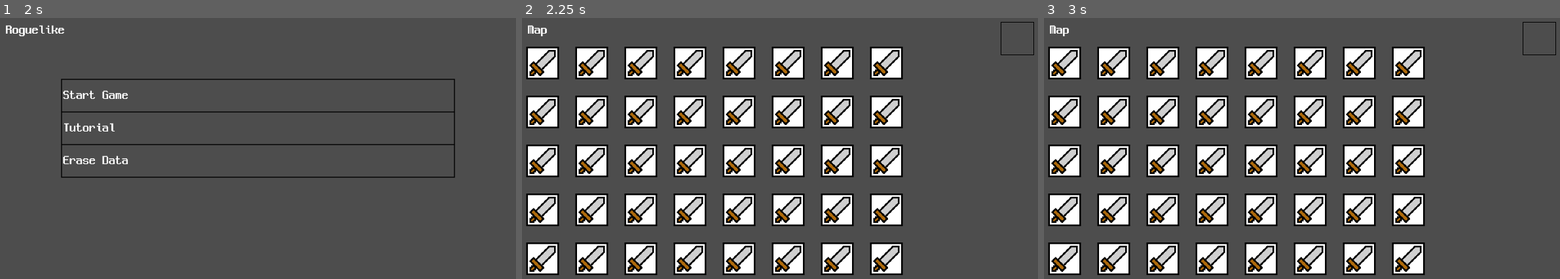
Above: before the commit, frames 1-3 (left to right).
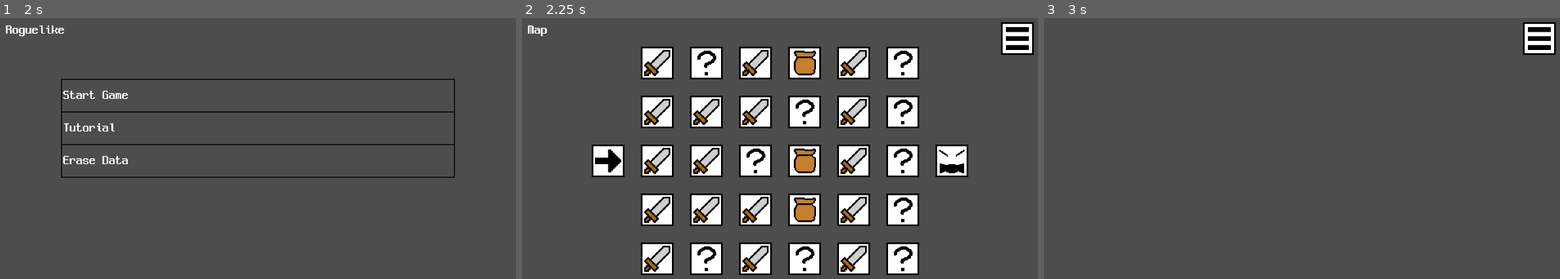
Above: after the commit, the same moments.

Repository: pupungeggang4/Godot-Roguelike
Game: Godot game, scene res://scene/title.tscn
Same seed, same stepped clock (60 frames per second), same inputs: the game is played once before the commit and once after it.
Inputs (mouse positions are in pixels of both pictures, inside the frame that each line leads up to):
- Up to frame 1 (2 s): tap Enter at 0.5 s; move the mouse to (371, 145) at 0.52 s; click (371, 145) at 0.6 s; tap Space at 1.25 s; move the mouse to (154, 174) at 1.27 s; click (154, 174) at 1.35 s
- Up to frame 2 (2.25 s): tap Enter at 2 s; move the mouse to (831, 96) at 2.02 s; click (831, 96) at 2.1 s
- Up to frame 3 (3 s): tap Space at 2.75 s; move the mouse to (1276, 218) at 2.77 s; click (1276, 218) at 2.85 s

Frame 1 is identical in both runs. In frame 2, 40% of the frame differs, in the area x 0-100%, y 1-99%; in frame 3, 33%.

Commit message:
Battle Screen

Diff:
--- a/Game/project.godot
+++ b/Game/project.godot
@@ -20,6 +20,7 @@
 Func="*res://script/func.gd"
 GVar="*res://script/g_var.gd"
 UI="*res://script/UI.gd"
+Player="*res://script/player.gd"
 
 [display]
 
@@ -34,6 +35,26 @@
 "events": [Object(InputEventMouseButton,"resource_local_to_scene":false,"resource_name":"","device":-1,"window_id":0,"a …(253 unchanged characters)…
 ]
 }
+key_left={
+"deadzone": 0.2,
+"events": [Object(InputEventKey,"resource_local_to_scene":false,"resource_name":"","device":-1,"window_id":0,"alt_pressed":false,"shift_pressed":false,"ctrl_pressed":false,"meta_pressed":false,"pressed":false,"keycode":0,"physical_keycode":65,"key_label":0,"unicode":97,"location":0,"echo":false,"script":null)
+]
+}
+key_right={
+"deadzone": 0.2,
+"events": [Object(InputEventKey,"resource_local_to_scene":false,"resource_name":"","device":-1,"window_id":0,"alt_pressed":false,"shift_pressed":false,"ctrl_pressed":false,"meta_pressed":false,"pressed":false,"keycode":0,"physical_keycode":68,"key_label":0,"unicode":100,"location":0,"echo":false,"script":null)
+]
+}
+key_up={
+"deadzone": 0.2,
+"events": [Object(InputEventKey,"resource_local_to_scene":false,"resource_name":"","device":-1,"window_id":0,"alt_pressed":false,"shift_pressed":false,"ctrl_pressed":false,"meta_pressed":false,"pressed":false,"keycode":0,"physical_keycode":87,"key_label":0,"unicode":119,"location":0,"echo":false,"script":null)
+]
+}
+key_down={
+"deadzone": 0.2,
+"events": [Object(InputEventKey,"resource_local_to_scene":false,"resource_name":"","device":-1,"window_id":0,"alt_pressed":false,"shift_pressed":false,"ctrl_pressed":false,"meta_pressed":false,"pressed":false,"keycode":0,"physical_keycode":83,"key_label":0,"unicode":115,"location":0,"echo":false,"script":null)
+]
+}
 
 [rendering]
 
--- a/Game/scene/battle.tscn
+++ b/Game/scene/battle.tscn
@@ -1,10 +1,22 @@
-[gd_scene load_steps=2 format=3 uid="uid://b71047jcygq5q"]
+[gd_scene load_steps=4 format=3 uid="uid://b71047jcygq5q"]
 
 [ext_resource type="Script" uid="uid://dkawtrcif8wh5" path="res://script/scene/battle.gd" id="1_afp2b"]
+[ext_resource type="Texture2D" uid="uid://bvgdscjhcgja5" path="res://image/ButtonMenu.png" id="2_ffp3s"]
+[ext_resource type="PackedScene" uid="uid://b160hg5iihfcq" path="res://scene/menu.tscn" id="3_soyo5"]
 
 [node name="Battle" type="Node2D"]
 script = ExtResource("1_afp2b")
 
-[node name="ReferenceRect" type="ReferenceRect" parent="."]
-offset_right = 40.0
-offset_bottom = 40.0
+[node name="ReferenceRect" type="TextureRect" parent="."]
+offset_left = 1180.0
+offset_top = 20.0
+offset_right = 1260.0
+offset_bottom = 100.0
+texture = ExtResource("2_ffp3s")
+
+[node name="Menu" parent="." instance=ExtResource("3_soyo5")]
+visible = false
+offset_left = 320.0
+offset_top = 240.0
+offset_right = 320.0
+offset_bottom = 240.0
--- a/Game/scene/map.tscn
+++ b/Game/scene/map.tscn
@@ -1,7 +1,8 @@
-[gd_scene load_steps=3 format=3 uid="uid://dntbaqhle72iw"]
+[gd_scene load_steps=4 format=3 uid="uid://dntbaqhle72iw"]
 
 [ext_resource type="Theme" uid="uid://cck5exjquex2v" path="res://resource/font_neodgm.tres" id="1_rgtto"]
 [ext_resource type="Script" uid="uid://dyhkjmpnv2g81" path="res://script/scene/map.gd" id="1_wpp1k"]
+[ext_resource type="Texture2D" uid="uid://bvgdscjhcgja5" path="res://image/ButtonMenu.png" id="3_h0nt1"]
 
 [node name="Map" type="Node2D"]
 script = ExtResource("1_wpp1k")
@@ -14,19 +15,13 @@
 theme = ExtResource("1_rgtto")
 text = "Map"
 
-[node name="ButtonBack" type="ReferenceRect" parent="."]
+[node name="ButtonBack" type="TextureRect" parent="."]
 offset_left = 1180.0
 offset_top = 20.0
 offset_right = 1260.0
 offset_bottom = 100.0
-border_color = Color(0, 0, 0, 1)
-border_width = 2.0
-editor_only = false
+texture = ExtResource("3_h0nt1")
 
 [node name="Element" type="Control" parent="."]
 layout_mode = 3
 anchors_preset = 0
-
-[node name="TextureRect" type="TextureRect" parent="."]
-offset_right = 40.0
-offset_bottom = 40.0
--- /dev/null
+++ b/Game/scene/menu.tscn
@@ -0,0 +1,61 @@
+[gd_scene load_steps=2 format=3 uid="uid://b160hg5iihfcq"]
+
+[ext_resource type="Theme" uid="uid://cck5exjquex2v" path="res://resource/font_neodgm.tres" id="1_e5g8k"]
+
+[node name="Menu" type="Control"]
+layout_mode = 3
+anchors_preset = 0
+
+[node name="ColorRect" type="ColorRect" parent="."]
+offset_right = 640.0
+offset_bottom = 240.0
+
+[node name="ReferenceRect" type="ReferenceRect" parent="."]
+offset_right = 640.0
+offset_bottom = 80.0
+border_color = Color(0, 0, 0, 1)
+border_width = 2.0
+editor_only = false
+
+[node name="ReferenceRect2" type="ReferenceRect" parent="."]
+offset_top = 80.0
+offset_right = 640.0
+offset_bottom = 160.0
+border_color = Color(0, 0, 0, 1)
+border_width = 2.0
+editor_only = false
+
+[node name="ReferenceRect3" type="ReferenceRect" parent="."]
+offset_top = 160.0
+offset_right = 640.0
+offset_bottom = 240.0
+border_color = Color(0, 0, 0, 1)
+border_width = 2.0
+editor_only = false
+
+[node name="TextPaused" type="Label" parent="."]
+offset_left = 4.0
+offset_top = 24.0
+offset_right = 100.0
+offset_bottom = 56.0
+theme = ExtResource("1_e5g8k")
+theme_override_colors/font_color = Color(0, 0, 0, 1)
+text = "Paused"
+
+[node name="TextResume" type="Label" parent="."]
+offset_left = 4.0
+offset_top = 104.0
+offset_right = 100.0
+offset_bottom = 136.0
+theme = ExtResource("1_e5g8k")
+theme_override_colors/font_color = Color(0, 0, 0, 1)
+text = "Resume [R]"
+
+[node name="TextExit" type="Label" parent="."]
+offset_left = 4.0
+offset_top = 184.0
+offset_right = 100.0
+offset_bottom = 216.0
+theme = ExtResource("1_e5g8k")
+theme_override_colors/font_color = Color(0, 0, 0, 1)
+text = "Exit [E]"
--- a/Game/script/UI.gd
+++ b/Game/script/UI.gd
@@ -8,7 +8,11 @@
 
 var map = {
     'button_back': [1180, 20, 80, 80],
-    'element_start': [20, 80],
+    'element_start': [180, 80],
     'element_size': [80, 80],
     'element_interval': [120, 120]
 }
+
+var battle = {
+    'button_menu': [1180, 20, 80, 80]
+}
--- a/Game/script/g_var.gd
+++ b/Game/script/g_var.gd
@@ -1 +1,4 @@
 extends Node
+
+var state = ''
+var menu = false
--- /dev/null
+++ b/Game/script/player.gd
@@ -0,0 +1,4 @@
+extends Node
+
+var dungeon_floor = 0
+var dungeon_column = 1
--- a/Game/script/scene/battle.gd
+++ b/Game/script/scene/battle.gd
@@ -1 +1,24 @@
 extends Node2D
+
+func _ready() -> void:
+    pass
+
+func _process(delta: float) -> void:
+    handle_input()
+    if GVar.menu == false and GVar.state == '':
+        handle_tick(delta)
+
+func handle_tick(delta: float) -> void:
+    pass
+
+func handle_input() -> void:
+    if Input.is_action_just_released('mouse_left'):
+        var mouse = get_viewport().get_mouse_position()
+        if GVar.menu == false:
+            if Func.point_inside_rect_array(mouse, UI.battle.button_menu):
+                GVar.menu = true
+                get_node('Menu').show()
+        elif GVar.menu == true:
+            if Func.point_inside_rect_array(mouse, UI.battle.button_menu):
+                GVar.menu = false
+                get_node('Menu').hide()
--- a/Game/script/scene/map.gd
+++ b/Game/script/scene/map.gd
@@ -1,11 +1,15 @@
 extends Node2D
 
+const img_list = {
+    1: 'ButtonStart.png', 2: 'ButtonBattle.png', 3: 'ButtonEvent.png',
+    4: 'ButtonShop.png', 5: 'ButtonBoss.png'
+}
 @export var map_element = [
-    [1, 1, 1, 1, 1, 1, 1, 1],
-    [1, 1, 1, 1, 1, 1, 1, 1],
-    [1, 1, 1, 1, 1, 1, 1, 1],
-    [1, 1, 1, 1, 1, 1, 1, 1],
-    [1, 1, 1, 1, 1, 1, 1, 1]
+    [0, 2, 3, 2, 4, 2, 3, 0],
+    [0, 2, 2, 2, 3, 2, 3, 0],
+    [1, 2, 2, 3, 4, 2, 3, 5],
+    [0, 2, 2, 2, 4, 2, 3, 0],
+    [0, 2, 3, 2, 3, 2, 3, 0]
 ]
 
 func _ready() -> void:
@@ -14,7 +18,7 @@
         for j in range(len(map_element[0])):
             if map_element[i][j] != 0:
                 var node_button = TextureRect.new()
-                node_button.texture = load("res://image/ButtonBattle.png")
+                node_button.texture = load('res://image/' + img_list[map_element[i][j]])
                 node_button.position = Vector2(UI.map.element_start[0] + UI.map.element_interval[0] * j, UI.map.element_start[1] + UI.map.element_interval[1] * i)
                 node_element.add_child(node_button)
 
@@ -26,3 +30,9 @@
         var mouse = get_viewport().get_mouse_position()
         if Func.point_inside_rect_array(mouse, UI.map.button_back):
             Func.change_scene(self, 'res://scene/title.tscn', 'Title')
+        for i in range(5):
+            for j in range(8):
+                if Func.point_inside_rect_array(mouse, [UI.map.element_start[0] + UI.map.element_interval[0] * j, UI.map.element_start[1] + UI.map.element_interval[1] * i, UI.map.element_size[0], UI.map.element_size[1]]):
+                    if map_element[i][j] == 2:
+                        GVar.state = ''
+                        Func.change_scene(self, 'res://scene/battle.tscn', 'Battle')
--- a/Game/script/scene/title.gd
+++ b/Game/script/scene/title.gd
@@ -8,3 +8,4 @@
         var mouse = get_viewport().get_mouse_position()
         if Func.point_inside_rect_array(mouse, UI.title.button_start):
             Func.change_scene(self, 'res://scene/map.tscn', 'Map')
+            GVar.state = ''
Binary file added: Game/image/ButtonMenu.png
Not shown, added: Game/image/ButtonMenu.png.import
Binary file added: Game/image/ButtonStart.png
Not shown, added: Game/image/ButtonStart.png.import
Not shown, added: Game/script/player.gd.uid
